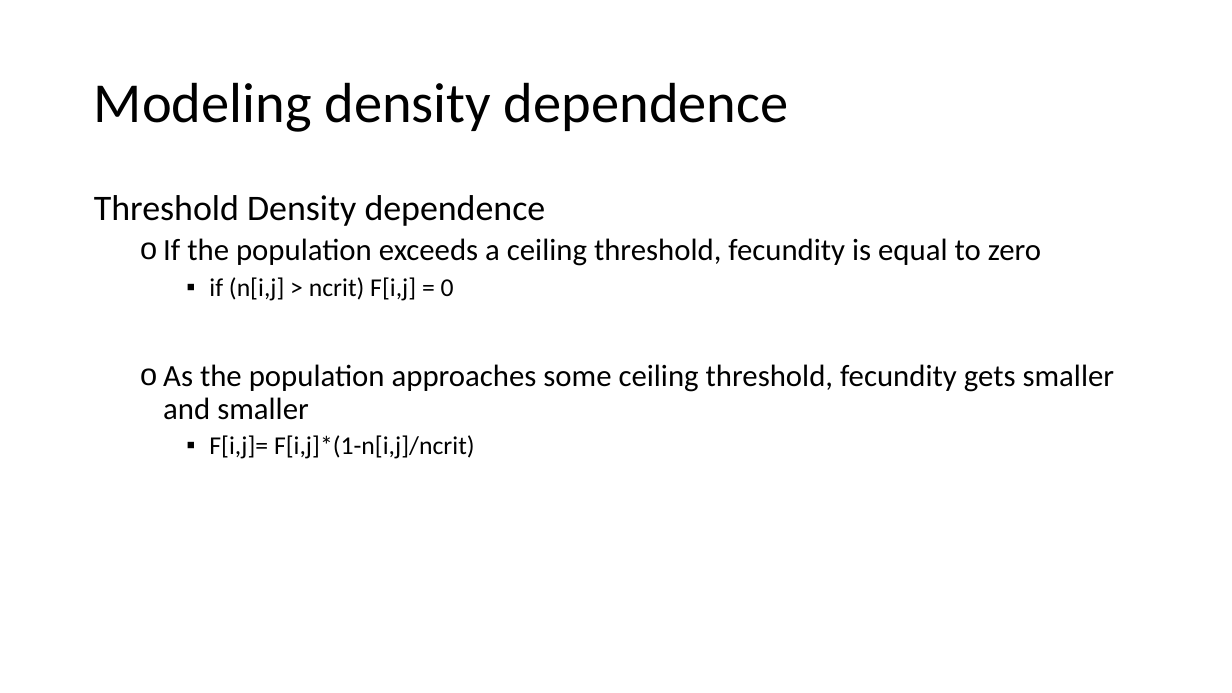
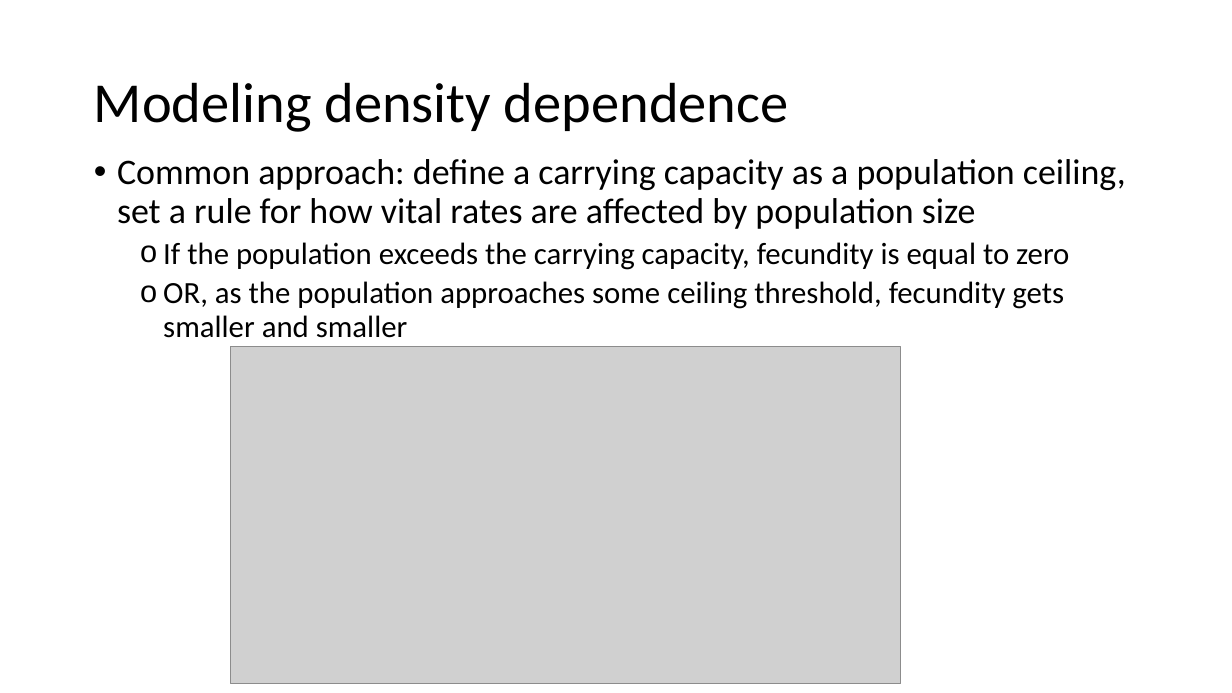
Before and after one commit to annamtucker/ssa-200, a slide deck: slide 19 of static/lectures/SSA_MatrixDemPVA.pptx (slide 26 before the commit). Drawn at 1232x693 pixels with LibreOffice and Linux fonts; fonts in the diff are those of the drawing; grey boxes stand for pictures; background and template pictures are left out. Boxes give left, top, right and bottom in pixels: in the first picture for what was removed or moved away, otherwise in the second. Text is boxed around its words. In the diff, an @@ line names an element or a change of style, - is before the commit and + after.

```diff
--- a/static/lectures/SSA_MatrixDemPVA.pptx
+++ b/static/lectures/SSA_MatrixDemPVA.pptx
@@ text at <box>117,159,1126,338</box>: text changed @@
-Threshold Density dependence
-  o If the population exceeds a ceiling threshold, fecundity is equal to zero
-    ▪ if (n[i,j] > ncrit) F[i,j] = 0
-  o As the population approaches some ceiling threshold, fecundity gets smaller and smaller
-    ▪ F[i,j]= F[i,j]*(1-n[i,j]/ncrit)
+• Common approach: define a carrying capacity as a population ceiling, set a rule for how vital rates are affected by population size
+  o If the population exceeds the carrying capacity, fecundity is equal to zero
+  o OR, as the population approaches some ceiling threshold, fecundity gets smaller and smaller
@@ picture added at <box>231,347,901,684</box> @@
```
Also in this commit, not shown: 16 other slides changed, 37 slides added, 22 slides removed, 15 other files.
